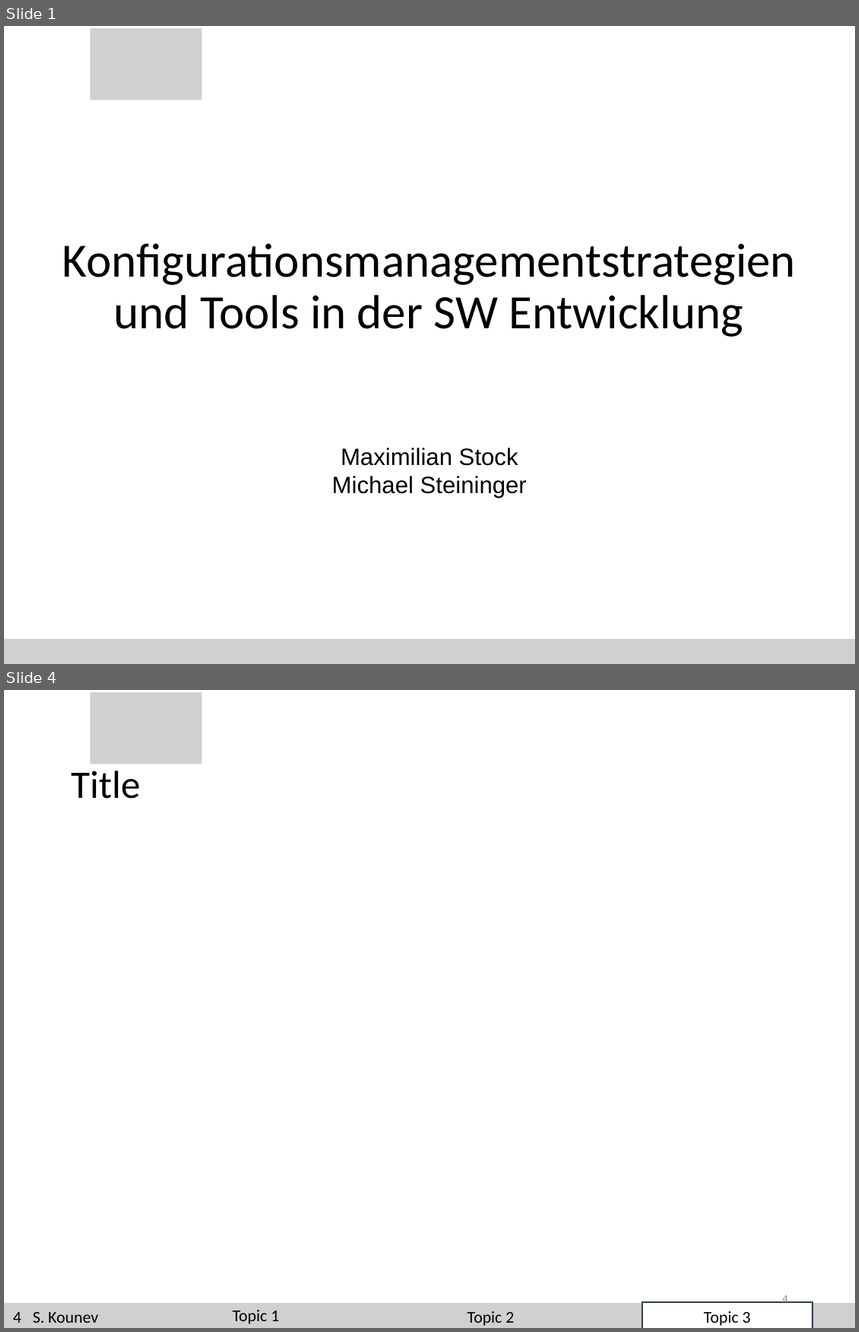
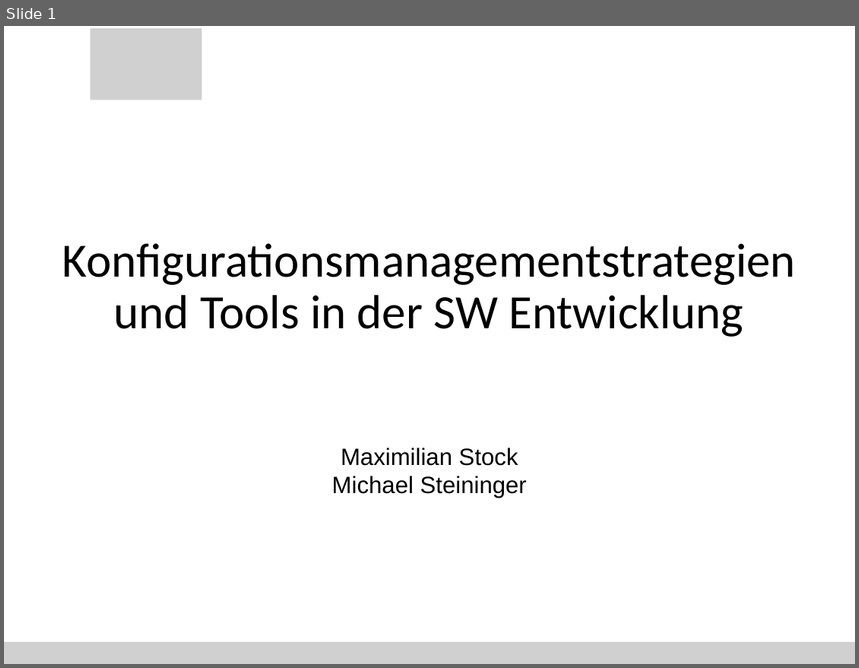
Before and after one commit to SteiMi/swm-seminar, a slide deck: Präsentation/seminar.pptx. Shown one above the other, each under a label of ours: slides 1 and 4 before the commit, slide 1 after it; the slides between them are not shown. The pictures are 859x1332 and 859x668 pixels, drawn with LibreOffice and Linux fonts; fonts in the diff are those of the drawing; background and template pictures are left out. Boxes give left, top, right and bottom in pixels: in the first picture for what was removed or moved away, otherwise in the second. Text is boxed around its words. In the diff, an @@ line names an element or a change of style, - is before the commit and + after.

```diff
--- a/Präsentation/seminar.pptx
+++ b/Präsentation/seminar.pptx
@@ slide 4 removed at box(4, 690, 855, 1328), background #FFFFFF; not listed: 2 template elements that a slide beside it also shows @@
@@ title removed at box(71, 771, 140, 799) @@
-Title
@@ rectangle removed at box(642, 1303, 813, 1328) @@
@@ page number removed at box(783, 1296, 788, 1303) @@
-4
@@ page number removed at box(13, 1312, 98, 1323) @@
-4 S. Kounev
@@ text removed at box(233, 1310, 279, 1325) @@
-Topic 1
@@ text removed at box(468, 1312, 514, 1326) @@
-Topic 2
@@ text removed at box(704, 1312, 751, 1326) @@
-Topic 3
@@ slide 1 changed as well @@
@@ rectangle: place and size @@
-rectangle at box(4, 639, 855, 664)
+rectangle at box(4, 642, 855, 664)
```
Also in this commit, not shown: 2 slides added, 3 other slides removed, 1 other file.
